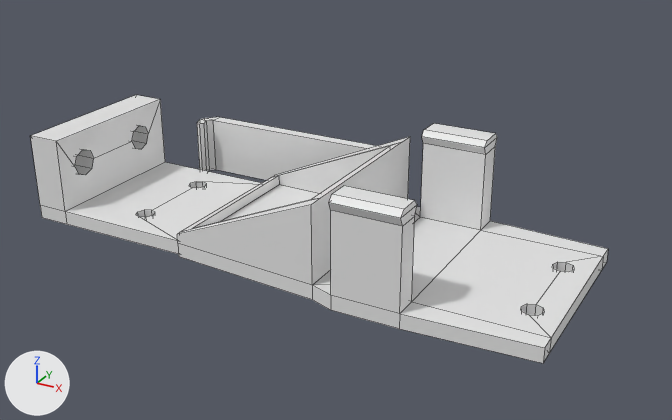
Before and after pictures for a commit that changed the Blender file servo-manifold/servo-mount.blend.
Both versions are drawn from a 50 mm lens placed at (106.0, -210.3, 99.9), pointed at (-6.0, -6.8, -1.9). The axes (+X, +Y, +Z) are drawn at lower left. The lights are the same throughout. Mesh edges are drawn as thin lines.

Objects in the first picture: 'servo-clip', 'servo-mount'.
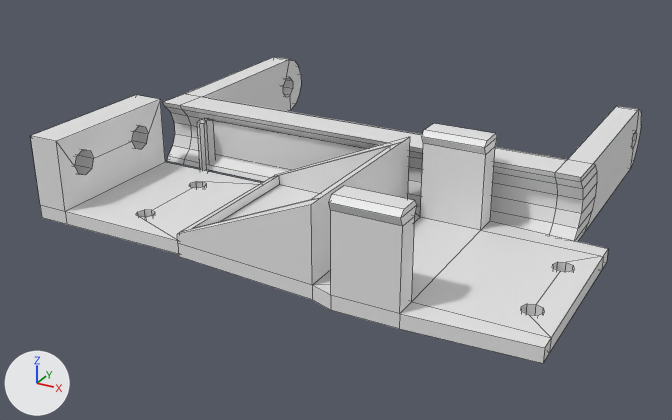
Location of each change, [x1, y1, x2, y2] in pixels of the pictures (672 x 420 px):
'arm', shown
    after: [163, 57, 641, 241]

The change in detail:
Object 'arm' (ob_arm) is now shown.
